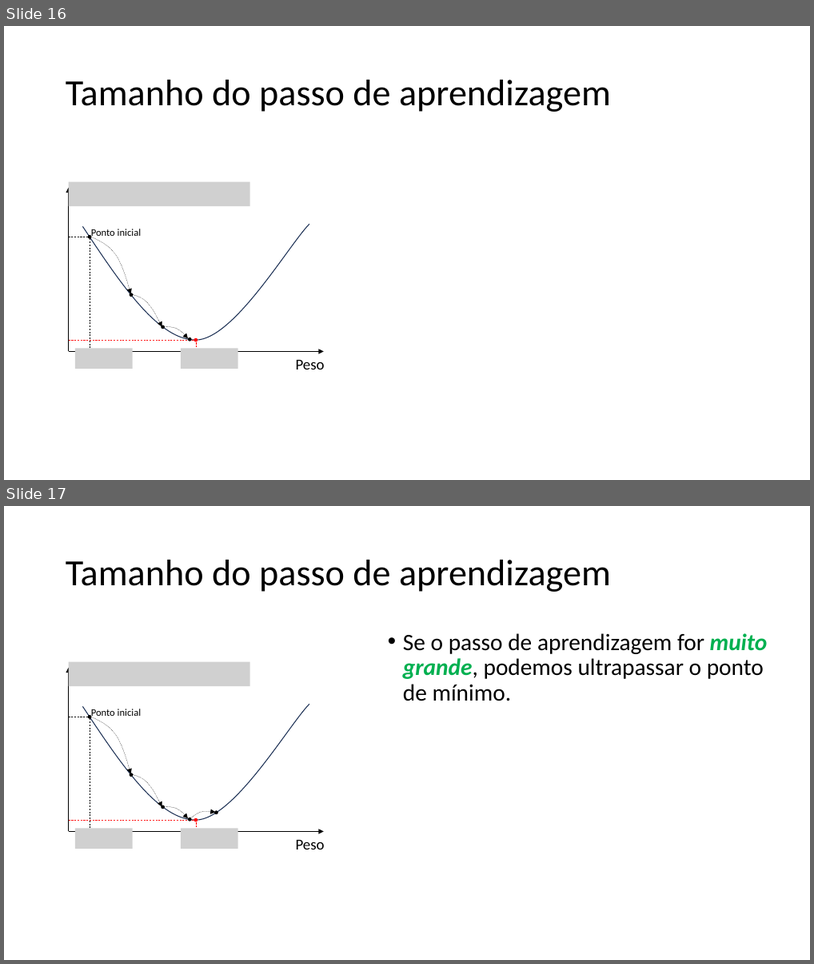
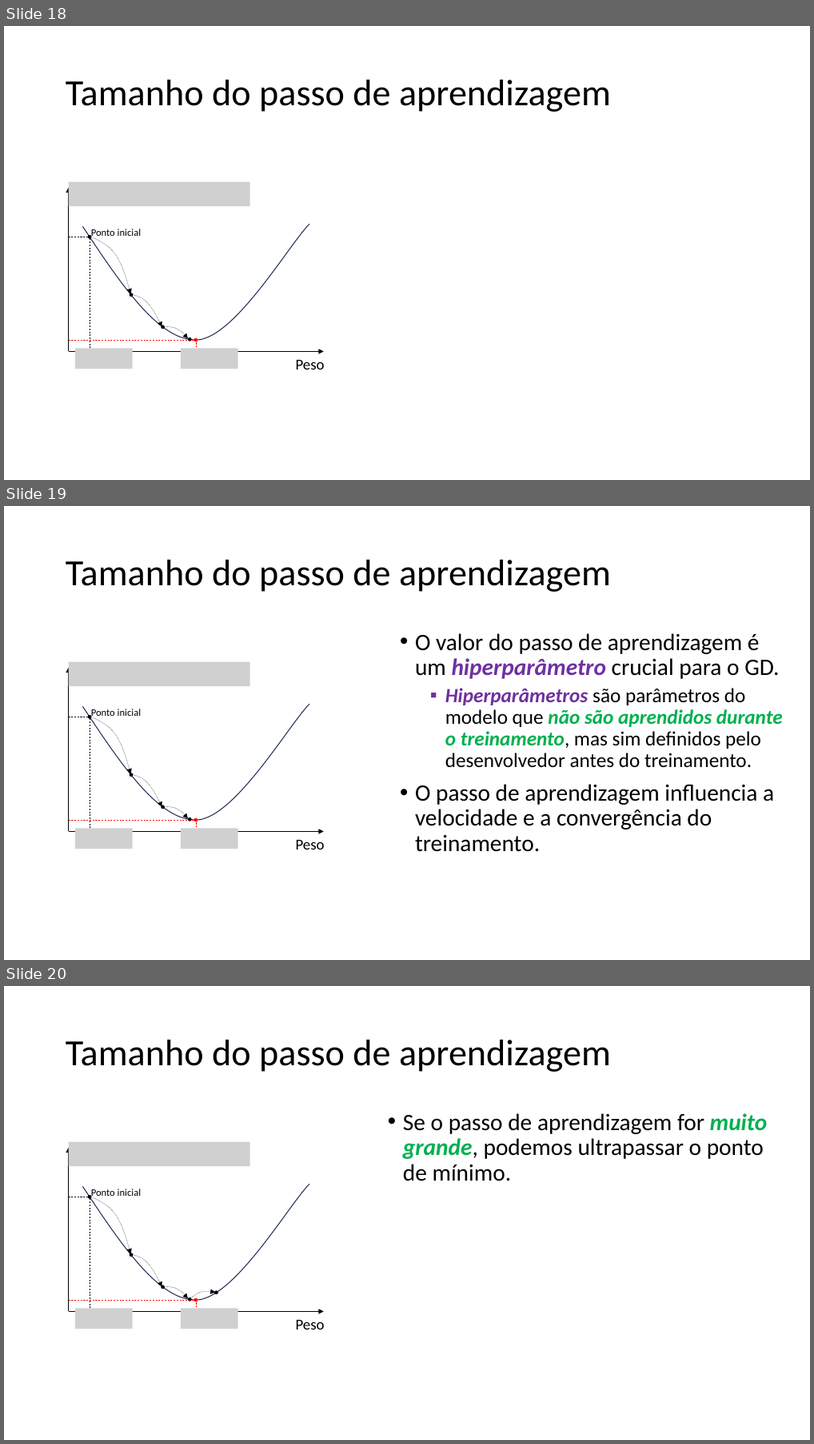
Before and after one commit to zz4fap/tp557-iot-ml, a slide deck: slides/TP557_6_Minimizando_o_erro.pptx. Shown one above the other, each under a label of ours: slides 16 and 17 before the commit, slides 18, 19 and 20 after it. The pictures are 814x964 and 814x1444 pixels, drawn with LibreOffice and Linux fonts; fonts in the diff are those of the drawing; grey boxes stand for pictures. Boxes give left, top, right and bottom in pixels: in the first picture for what was removed or moved away, otherwise in the second. Text is boxed around its words. In the diff, an @@ line names an element or a change of style, - is before the commit and + after.

```diff
--- a/slides/TP557_6_Minimizando_o_erro.pptx
+++ b/slides/TP557_6_Minimizando_o_erro.pptx
@@ slide 19 added at box(4, 506, 810, 960), background #FFFFFF @@
@@ title added at box(66, 560, 611, 592), 44 pt, text #000000 @@
+Tamanho do passo de aprendizagem
@@ text added at box(415, 633, 783, 852), 28 pt, text #000000 @@
+• O valor do passo de aprendizagem é um hiperparâmetro crucial para o GD.
+  ▪ Hiperparâmetros são parâmetros do modelo que não são aprendidos durante o treinamento, mas sim definidos pelo desenvolvedor antes do treinamento.
+• O passo de aprendizagem influencia a velocidade e a convergência do treinamento.
@@ group added at box(68, 661, 325, 849): 5 ellipses, 4 freeform shapes, 4 lines, 3 pictures, 2 arrows, 2 texts @@
+Peso
+Ponto inicial
@@ what was slide 16 is now slide 18 @@
@@ what was slide 17 is now slide 20 @@
```
Also in this commit, not shown: 11 slides changed, 2 other slides added.
